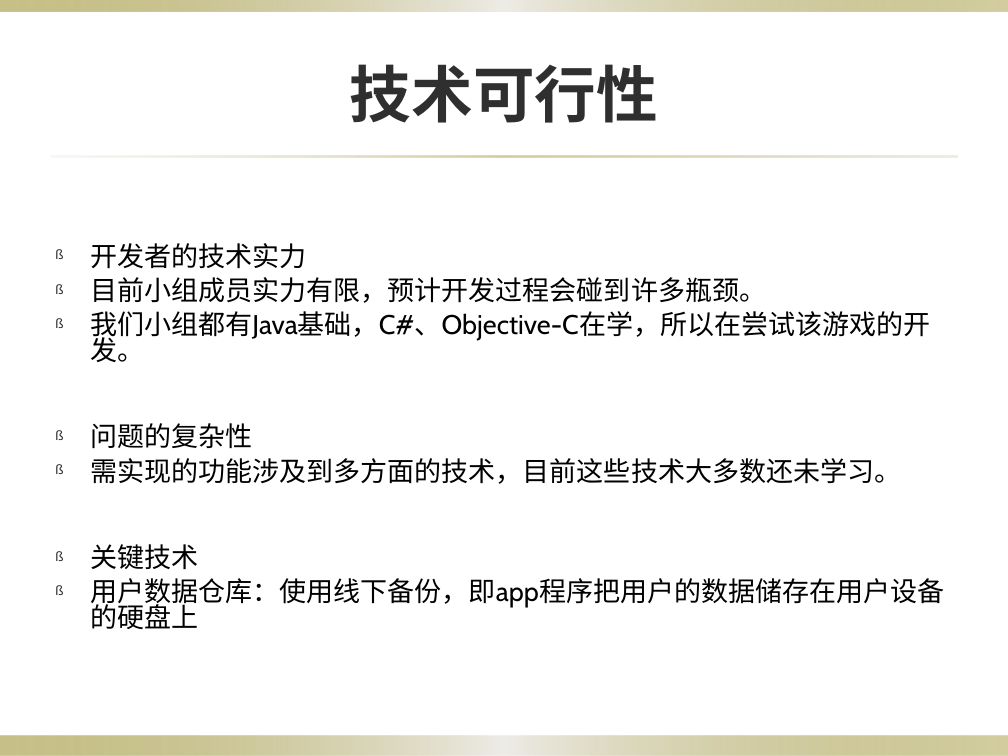
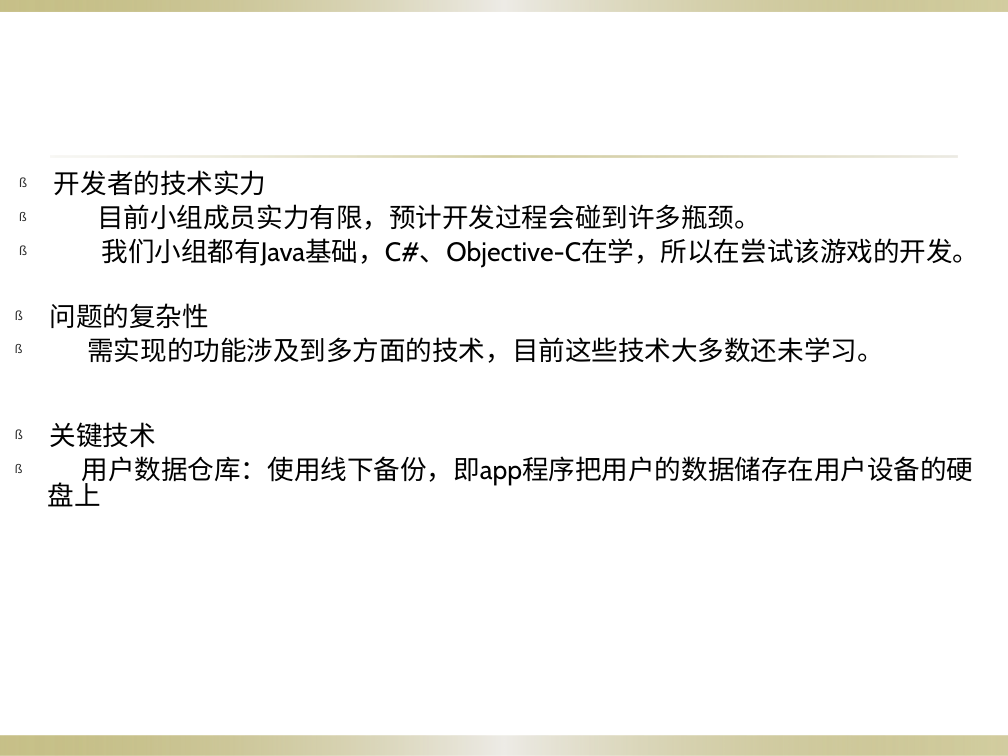
Before and after one commit to 3d-fishing/3D-app, a slide deck: slide 13 of 项目计划.pptx (slide 11 before the commit). Drawn at 1008x756 pixels with LibreOffice and Linux fonts; fonts in the diff are those of the drawing; background and template pictures are left out. Boxes give left, top, right and bottom in pixels: in the first picture for what was removed or moved away, otherwise in the second. Text is boxed around its words. In the diff, an @@ line names an element or a change of style, - is before the commit and + after.

```diff
--- a/项目计划.pptx
+++ b/项目计划.pptx
@@ title removed at (350,64,658,123) @@
-技术可行性
@@ text added at (54,170,980,268), 19 pt, text #000000 @@
+ß 开发者的技术实力
+ß 目前小组成员实力有限，预计开发过程会碰到许多瓶颈。
+ß 我们小组都有Java基础，C#、Objective-C在学，所以在尝试该游戏的开发。
@@ text at (90,243,930,362): paragraphs removed @@
-ß 开发者的技术实力
-ß 目前小组成员实力有限，预计开发过程会碰到许多瓶颈。
-ß 我们小组都有Java基础，C#、Objective-C在学，所以在尝试该游戏的开发。
@@ text "问题的复杂性": place and size @@
-text "问题的复杂性" at (90,243,944,608)
+text "问题的复杂性" at (50,303,974,487)
@@ text "问题的复杂性" at (50,303,974,487): size 19.3 to 19 pt; indent changed @@
```
Also in this commit, not shown: 6 other slides changed, 3 slides added, 1 slide removed, 1 other file.
